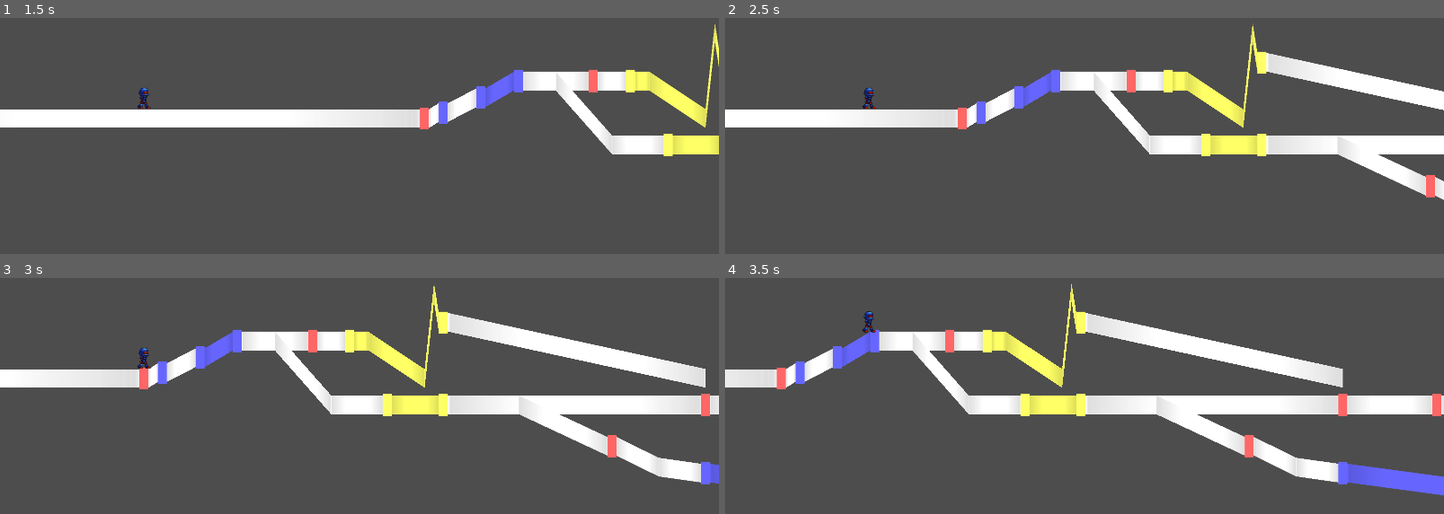
Above: before the commit, frames 1-4 (two rows, left to right).
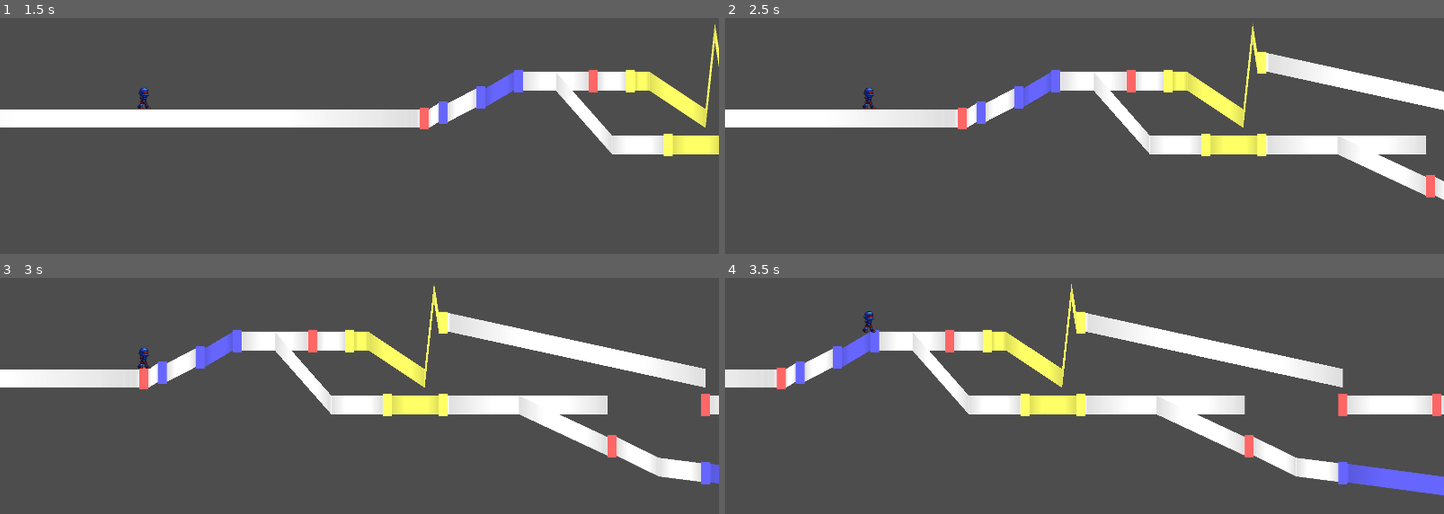
Above: after the commit, the same moments.

Repository: junu192857/Vexatonic-dash-2
Game: Godot game, scene res://Scenes/RhythmScene.tscn
The game is run twice, just before and just after one commit, with the same random seed, the same clock (stepped at 60 frames per second) and the same inputs.
Inputs (mouse positions are in pixels of both pictures, inside the frame that each line leads up to):
- Up to frame 1 (1.5 s): tap Enter at 0.5 s; move the mouse to (517, 98) at 0.52 s; hold A (a) 0.53-1.25 s; click (517, 98) at 0.67 s; tap D (d) at 0.8 s; drag from (215, 138) to (323, 199) at 1.27 s
- Up to frame 2 (2.5 s): move the mouse to (1156, 29) at 2.02 s; hold J (j) from 2.03 s (still down); click (1156, 29) at 2.17 s; tap K (k) at 2.3 s
- Up to frame 3 (3 s): release J (j) at 2.75 s; drag from (323, 459) to (143, 318) at 2.77 s
- Up to frame 4 (3.5 s): no input

Frame 1 is identical in both runs. In frame 2, 0.3% of the frame differs, in the area x 96-100%, y 49-58%; in frame 3, 1.2%; in frame 4, 1.2%, in the area x 70-86%, y 49-87%.

Commit message:
단노드 처리 완성

Diff:
--- a/vexatonic-dash-2/Scenes/RhythmScene.tscn
+++ b/vexatonic-dash-2/Scenes/RhythmScene.tscn
@@ -25,3 +25,7 @@
 script = ExtResource("6_4pq8y")
 
 [node name="Camera2D" type="Camera2D" parent="RhythmManager/CameraManager" unique_id=298517082]
+
+[node name="IngameDataManager" type="Node" parent="RhythmManager" unique_id=1191127505]
+
+[node name="IngameUIManager" type="Node" parent="RhythmManager" unique_id=971919523]
--- a/vexatonic-dash-2/Scripts/Note.gd
+++ b/vexatonic-dash-2/Scripts/Note.gd
@@ -70,6 +70,11 @@
 func process_color():
 	sprite.modulate = PROCESSED_COLORS[get_data().color]
 
+func missed(time: float) -> bool:
+	if (get_data().time + WILD_MS < time):
+		return true
+	return false
+
 func get_marker() -> Note:
 	if is_marker:
 		return null
--- a/vexatonic-dash-2/Scripts/RhythmManager.gd
+++ b/vexatonic-dash-2/Scripts/RhythmManager.gd
@@ -14,6 +14,8 @@
 #어느 레인까지 캐릭터가 생성되었는지 체크하는 용도
 var lane_index: int
 
+var noteHolders: Array[NoteHolder]
+
 const COUNTDOWN_TIME = 3000
 
 # Called when the node enters the scene tree for the first time.
@@ -21,18 +23,18 @@
 	# ==== Parsing & Lanes, NoteDatas 정렬
 	print("START")
 	InputHandler.note_pressed.connect(_on_pressed)
+
+	for i in range(3):
+		noteHolders.append(NoteHolder.new(i))
+
 	levelData = ChartParser.parse("res://Charts/Test", 0)
 	Lane.sort_lanes(levelData.lanes)
 	lane_index = 0
-	levelData.noteDatas.sort_custom(func(a: NoteData, b: NoteData):
-		if a.lane != b.lane:
-			return a.lane < b.lane
-		return a.time < b.time
-	)
+
 
 	# 채보 찍기
 	render_chart()
-
+	sort_notes()
 	var stream = AudioStreamMP3.new()
 	print("MUSIC_PATH: " + levelData.music_path)
 	stream.data = FileAccess.get_file_as_bytes("res://Charts/Test" + "/" +  levelData.music_path)
@@ -41,7 +43,8 @@
 
 	#print(levelData.noteDatas.size())
 	for lane:Lane in levelData.lanes:
-		lane.print_data()
+		#lane.print_data()
+		pass
 
 	# 최초의 lane들에 캐릭터 생성
 	for lane in levelData.lanes:
@@ -80,6 +83,17 @@
 			characters.erase(character)
 
 	camera.move(time)
+
+func sort_notes():
+	levelData.noteDatas.sort_custom(func(a: NoteData, b: NoteData):
+		if a.lane != b.lane:
+			return a.lane < b.lane
+		return a.time < b.time
+	)
+	for holder in noteHolders:
+		holder.sort_notes()
+		print("HELLO")
+
 #============================== Chart Rendering ===================================
 
 @export var NOTE_SCENE: PackedScene
@@ -95,6 +109,8 @@
 
 
 func render_chart():
+
+
 	var pos_x
 	var previous_time = -1
 	var previous_note
@@ -120,7 +136,7 @@
 			previous_note = marker;
 
 	for lane:Lane in levelData.lanes:
-		lane.print_data()
+		#lane.print_data()
 		lane.sort_notes()
 		place_initial_connector(lane)
 		place_final_connector(lane)
@@ -138,7 +154,7 @@
 		note.global_position = Vector2(pos_x, lane.get_height(data.end_time))
 		lane.adjust_keyframe(data.end_time, note.global_position.y)
 
-	print("Place Note at x: %f y: %f"% [pos_x, note.global_position.y])
+	#print("Place Note at x: %f y: %f"% [pos_x, note.global_position.y])
 	return note
 
 # 해당 Connector가 단노트 또는 Marker 뒤에 처음 나오는 Connector인 경우 first = true, 그 외의 경우 first = false
@@ -188,6 +204,7 @@
 func assign_note(note: Note):
 	var lane = Lane.find_lane(levelData.lanes, note.get_data().lane)
 	lane.add_note(note)
+	noteHolders[note.get_data().color].notes.append(note)
 
 #==================================================================================
 
@@ -198,20 +215,14 @@
 
 
 #================================== Input Reading =================================
-
-var total_judgements:Array[int] = [0, 0, 0, 0]
 
 func _on_pressed(p_color:int):
 	var pressed_ms = time
-	#print("Hello! your color is: %d and pressed_ms: %f and time: %f and character_posx: %f" % [p_color, pressed_ms, time, character.position.x])
-
-	for lane:Lane in levelData.lanes:
-		if (lane.notes.size() <= lane.note_index):
-			continue
-		else:
-			var judgement = lane.notes[lane.note_index].process_input(p_color, pressed_ms)
-			if (judgement < 4): #not pass
-				lane.note_index += 1
-				break
+	var target_holder = noteHolders[p_color]
+	target_holder.process_input(time)
+
+
+
+
 
 #===================================================================================
--- a/vexatonic-dash-2/Scripts/Scripts_without_Node/Lane.gd
+++ b/vexatonic-dash-2/Scripts/Scripts_without_Node/Lane.gd
@@ -8,6 +8,8 @@
 var is_init: bool
 
 var editor_connectors: Array[EConnector]
+
+var ingame_character: Character
 
 func _init(p_index: int, p_is_init: bool):
 	lane_index = p_index
--- /dev/null
+++ b/vexatonic-dash-2/Scripts/Scripts_without_Node/NoteHolder.gd
@@ -0,0 +1,40 @@
+class_name NoteHolder
+
+var notes: Array[Note]
+var color
+var current_index
+var current_note
+
+func _init(p_color: int):
+	notes = []
+	current_index = 0
+	color = p_color
+
+func sort_notes():
+	notes.sort_custom(func(a:Note, b:Note):
+		return a.get_data().time < b.get_data().time
+	)
+	if (not notes.is_empty()):
+		current_note = notes[0]
+		print("Set current note")
+
+func check_miss(time: float):
+	if (notes.size() - 1 < current_index):
+		return
+	if (current_note.missed(time)):
+		#TODO: Judgement-Miss 전파하기
+		move_to_next_note()
+
+func process_input(time: float):
+	if (notes.size() - 1 < current_index):
+		return
+	var judgement = current_note.process_input(color, time)
+	if (0 <= judgement and judgement < 4):
+		#TODO: Judgement 전파하기
+		move_to_next_note()
+
+func move_to_next_note():
+	current_index += 1
+	if (notes.size() -1 < current_index):
+		return
+	current_note = notes[current_index]
Not shown, added: vexatonic-dash-2/Scripts/Scripts_without_Node/NoteHolder.gd.uid
